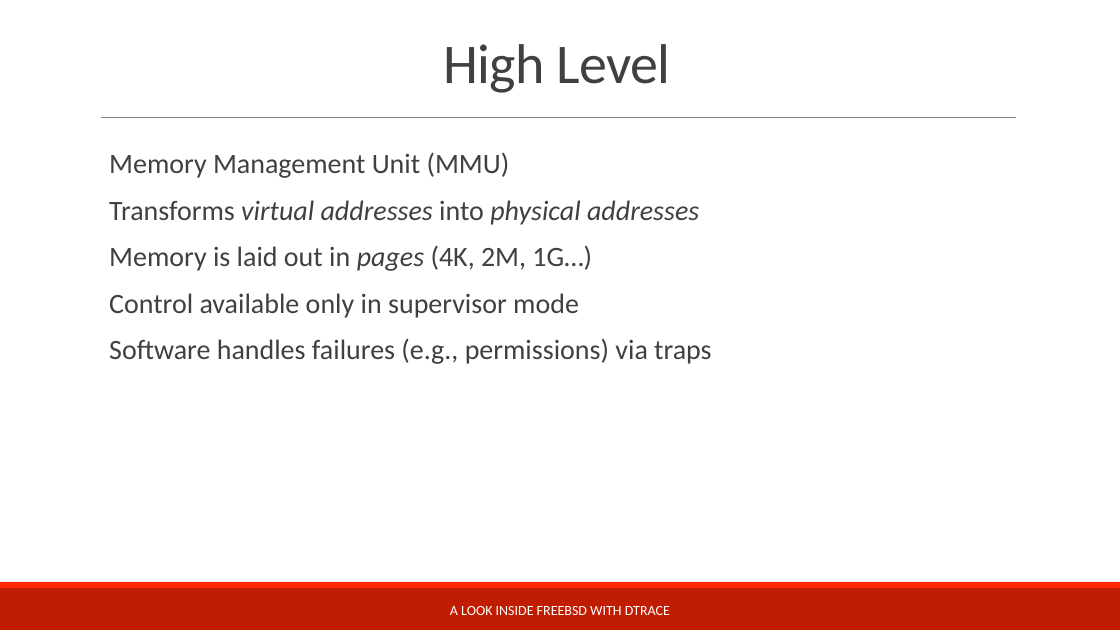
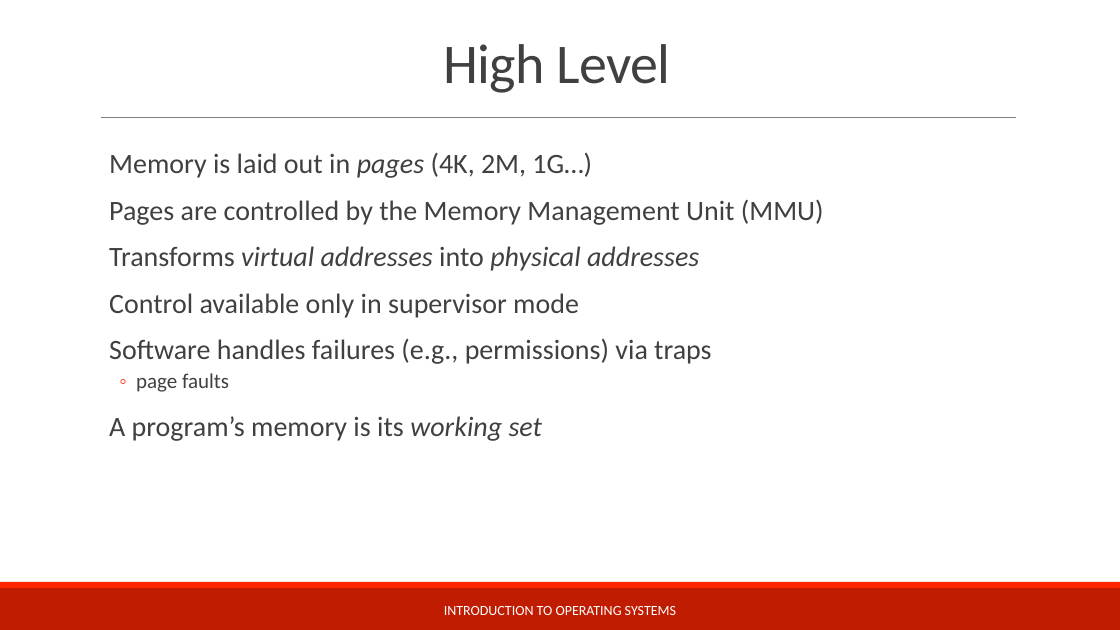
Before and after one commit to teachbsd/course, a slide deck: slide 10 of undergraduate/lectures/memory.pptx (slide 11 before the commit). Drawn at 1120x630 pixels with LibreOffice and Linux fonts; fonts in the diff are those of the drawing; background and template pictures are left out. Boxes give left, top, right and bottom in pixels: in the first picture for what was removed or moved away, otherwise in the second. Text is boxed around its words. In the diff, an @@ line names an element or a change of style, - is before the commit and + after.

```diff
--- a/undergraduate/lectures/memory.pptx
+++ b/undergraduate/lectures/memory.pptx
@@ text at (109, 152, 824, 225): text changed @@
-  Memory Management Unit (MMU)
+  Memory is laid out in pages (4K, 2M, 1G…)
+  Pages are controlled by the Memory Management Unit (MMU)
@@ text at (109, 245, 592, 271): paragraph removed @@
-  Memory is laid out in pages (4K, 2M, 1G…)
@@ text at (109, 373, 542, 441): paragraphs added @@
+  ◦ page faults
+  A program’s memory is its working set
@@ text at (444, 606, 676, 615): text changed @@
-A LOOK INSIDE FREEBSD WITH DTRACE
+INTRODUCTION TO OPERATING SYSTEMS
```
Also in this commit, not shown: 12 other slides changed, 14 slides added, 3 slides removed.
